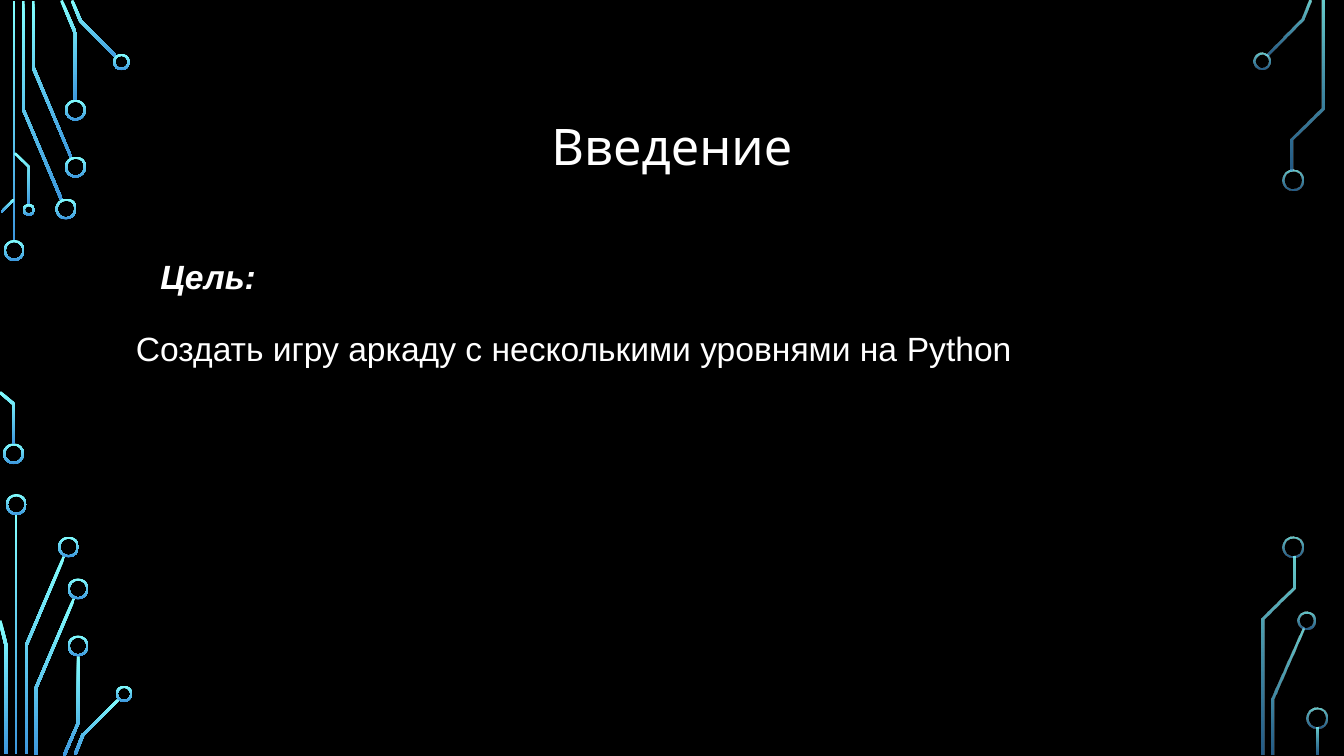
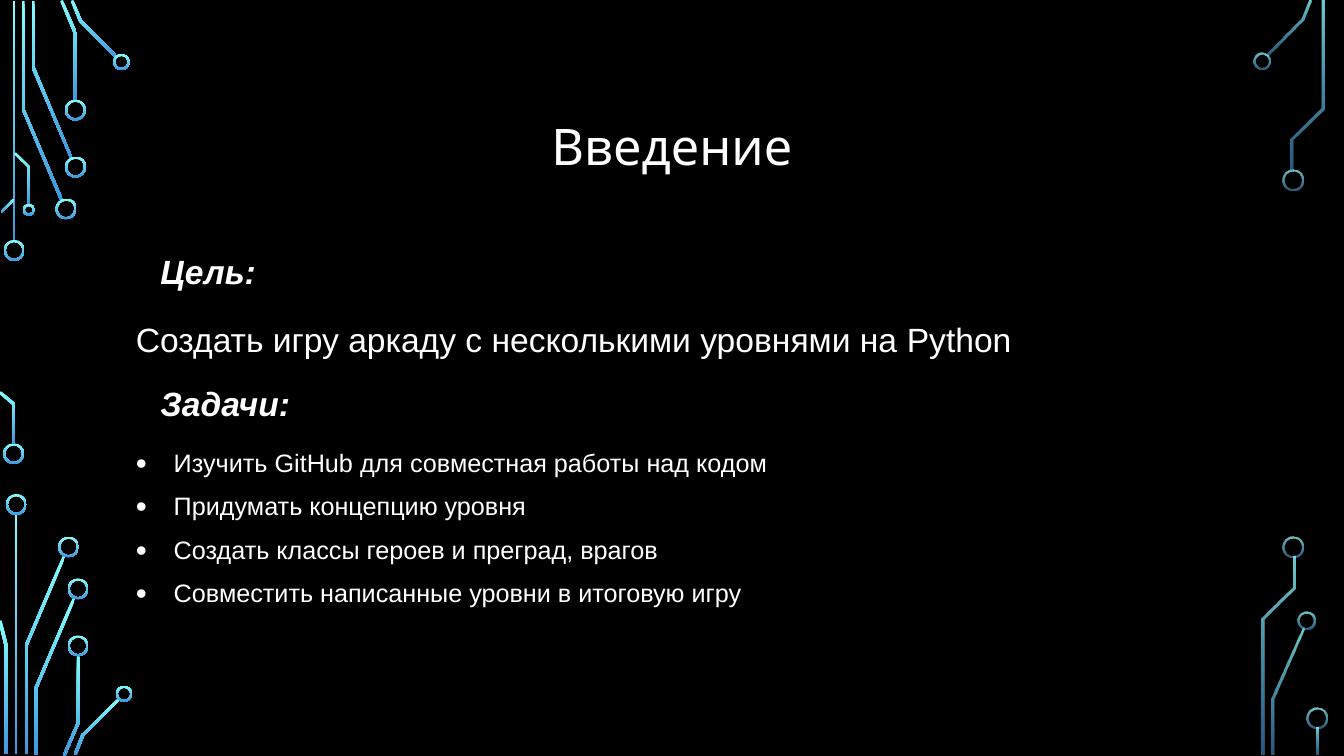
Before and after one commit to AZEN-SGG/PyGameProject, a slide deck: slide 2 of Презентация по проекту.pptx. Drawn at 1344x756 pixels with LibreOffice and Linux fonts; fonts in the diff are those of the drawing; background and template pictures are left out. Boxes give left, top, right and bottom in pixels: in the first picture for what was removed or moved away, otherwise in the second. Text is boxed around its words. In the diff, an @@ line names an element or a change of style, - is before the commit and + after.

```diff
--- a/Презентация по проекту.pptx
+++ b/Презентация по проекту.pptx
@@ text at [136,261,1012,359]: line spacing 1.07 to 0.97; line spacing 1.15 to 1.05 @@
@@ text at [160,391,767,608]: paragraphs added @@
+Задачи:
+• Изучить GitHub для совместная работы над кодом
+• Придумать концепцию уровня
+• Создать классы героев и преград, врагов
+• Совместить написанные уровни в итоговую игру
```
Also in this commit, not shown: 1 other slide changed, 1 slide added, 1 other file.
